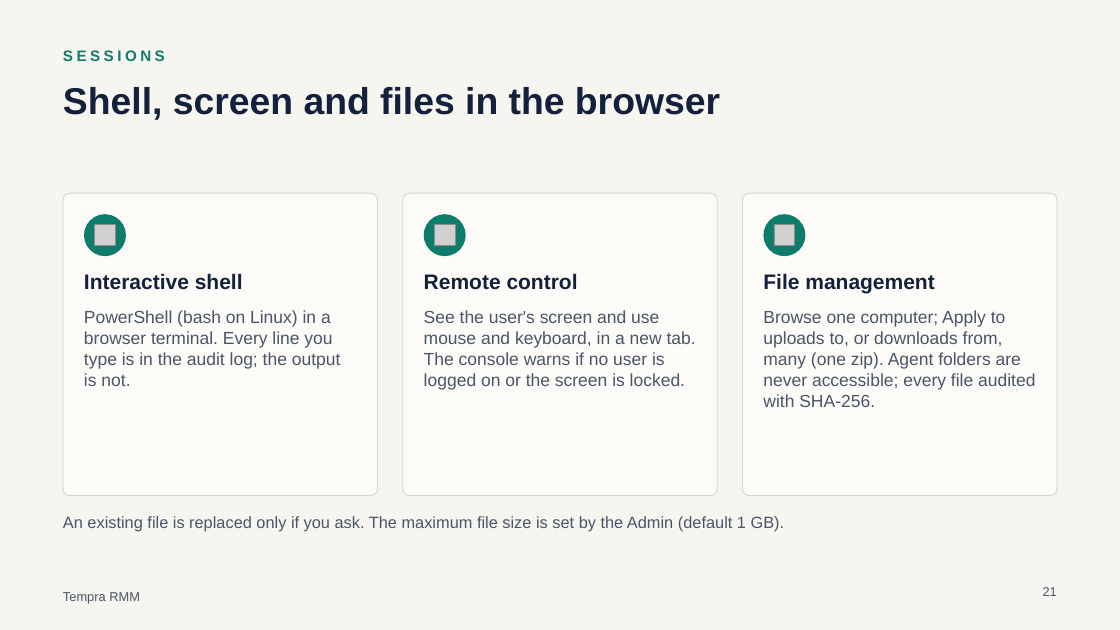
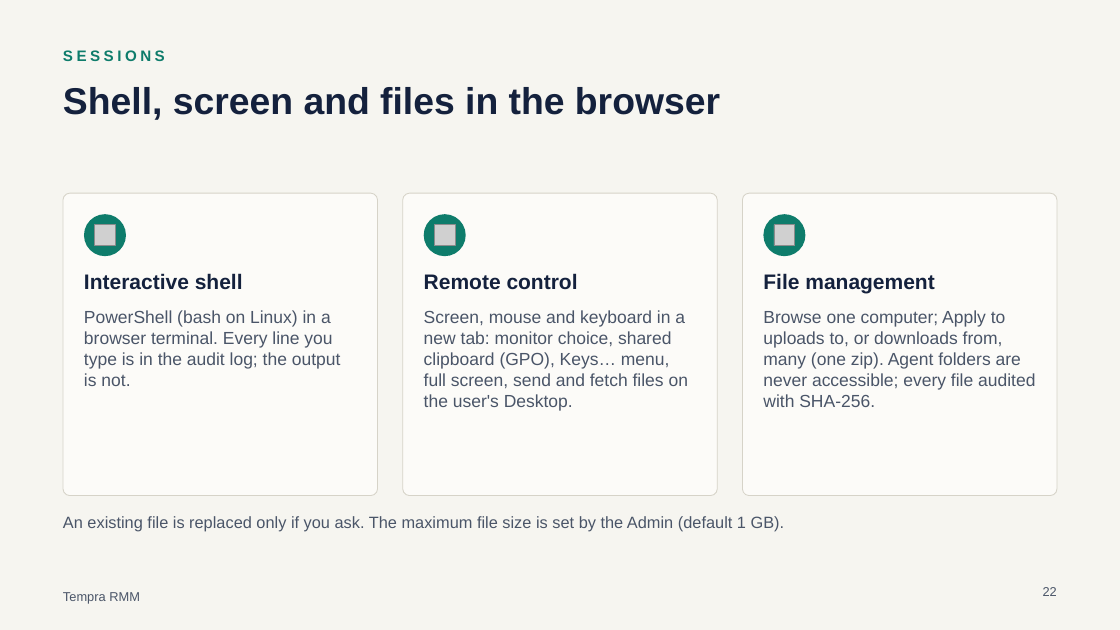
Before and after one commit to stefanozanarini/tempra-rmm, a slide deck: slide 22 of docs/Tempra-RMM-operator-manual-EN.pptx (slide 21 before the commit). Drawn at 1120x630 pixels with LibreOffice and Linux fonts; fonts in the diff are those of the drawing; grey boxes stand for pictures. Boxes give left, top, right and bottom in pixels: in the first picture for what was removed or moved away, otherwise in the second. Text is boxed around its words. In the diff, an @@ line names an element or a change of style, - is before the commit and + after.

```diff
--- a/docs/Tempra-RMM-operator-manual-EN.pptx
+++ b/docs/Tempra-RMM-operator-manual-EN.pptx
@@ text at bbox=[424, 310, 688, 411]: text changed @@
-See the user's screen and use mouse and keyboard, in a new tab. The console warns if no user is logged on or the screen is locked.
+Screen, mouse and keyboard in a new tab: monitor choice, shared clipboard (GPO), Keys… menu, full screen, send and fetch files on the user's Desktop.
@@ page number at bbox=[1043, 587, 1057, 596]: text changed @@
-21
+22
```
Also in this commit, not shown: 12 other slides changed, 1 slide added, 19 other files.
